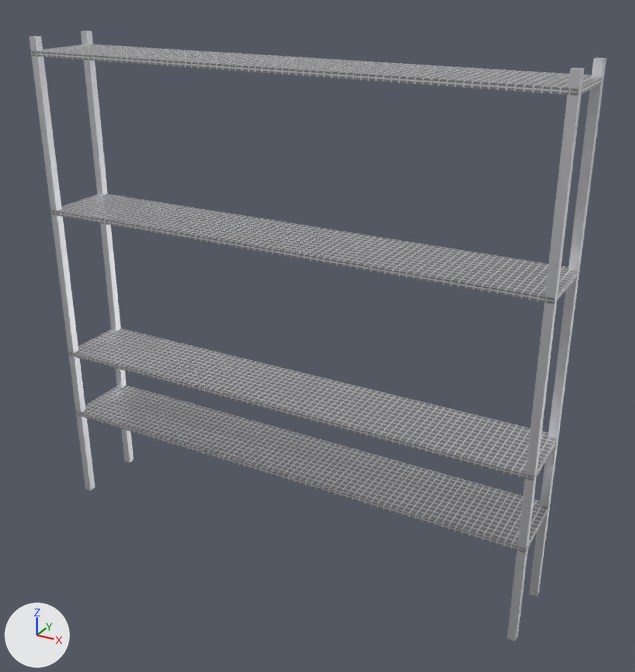
Before and after pictures for a commit that changed the COLLADA model src/blender/shelf/meshes/shelf.dae.
Both versions are drawn from a camera (50 mm lens) standing at (1.55, -2.61, 2.24) and looking at (0.1, 0.03, 0.92). The lights are fixed; the arrows at lower left show +X, +Y and +Z. The first picture is the older version. Where no turn or scale is listed for an object, it has been applied to the vertices.

The scene before the commit, as lines of its bpy script (objects in view):
```python
me_cube_023 = bpy.data.meshes.new('Cube.023')
me_cube_023.from_pydata(...)  # a box spanning x -0.02..0.01, y -0.01..0.01, z -0.68..1.28
me_cube_023.materials.append(mat_post_metal)  # white #eaebef
me_cube_029 = bpy.data.meshes.new('Cube.029')
me_cube_029.from_pydata(...)  # a box spanning x -1.0..1.0, y -0.15..0.15, z -0.01..0.01
me_cube_029.materials.append(mat_wire_mesh)  # picture img_wire_mesh_tex_png
me_cube_030 = bpy.data.meshes.new('Cube.030')
me_cube_030.from_pydata(...)  # a box spanning x -1.0..1.0, y -0.15..0.15, z -0.01..0.01
me_cube_030.materials.append(mat_wire_mesh)  # picture img_wire_mesh_tex_png
me_cube_032 = bpy.data.meshes.new('Cube.032')
me_cube_032.from_pydata(...)  # a box spanning x -1.0..1.0, y -0.15..0.15, z -0.01..0.01
me_cube_032.materials.append(mat_wire_mesh)  # picture img_wire_mesh_tex_png
ob_board_2 = bpy.data.objects.new('board_2', me_cube_030)
ob_board_2.location = (0.0, 0.0, 0.676)
ob_board_3 = bpy.data.objects.new('board_3', me_cube_029)
ob_board_3.location = (0.0, 0.0, 1.291)
ob_board_4 = bpy.data.objects.new('board_4', me_cube_032)
ob_board_4.location = (0.0, 0.0, 1.891)
ob_post_4 = bpy.data.objects.new('post_4', me_cube_023)
ob_post_4.location = (-0.985, -0.135, 0.675)
# also in view: 'post_2' at (0.99, -0.13, 0.98); 'board_1' at (0.0, 0.0, 0.39); 'post_3' at (-0.99, 0.13, 0.98); 'post_1' at (0.99, 0.13, 0.98)
```
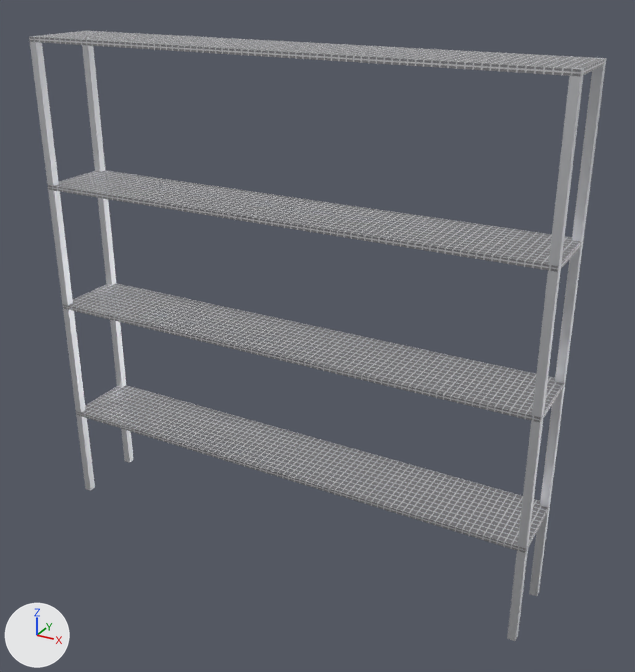
What differs and where, as boxes (x1, y1, x2, y2) in the pictures (635 x 672 px):
'board_2', moved
    before: (68, 329, 559, 481)
    after: (63, 283, 566, 423)
'board_3', moved
    before: (51, 194, 577, 304)
    after: (48, 170, 581, 272)
'board_4', moved
    before: (31, 44, 602, 96)
    after: (29, 31, 604, 76)

The change, as a list of edits to the scene's bpy script:
```text
Change ob_board_4:
    ob_board_4.location: (0.0, 0.0, 1.891) -> (0.0, 0.0, 1.941)
Change ob_board_2:
    ob_board_2.location: (0.0, 0.0, 0.676) -> (0.0, 0.0, 0.891)
Change ob_board_3:
    ob_board_3.location: (0.0, 0.0, 1.291) -> (0.0, 0.0, 1.391)
```
